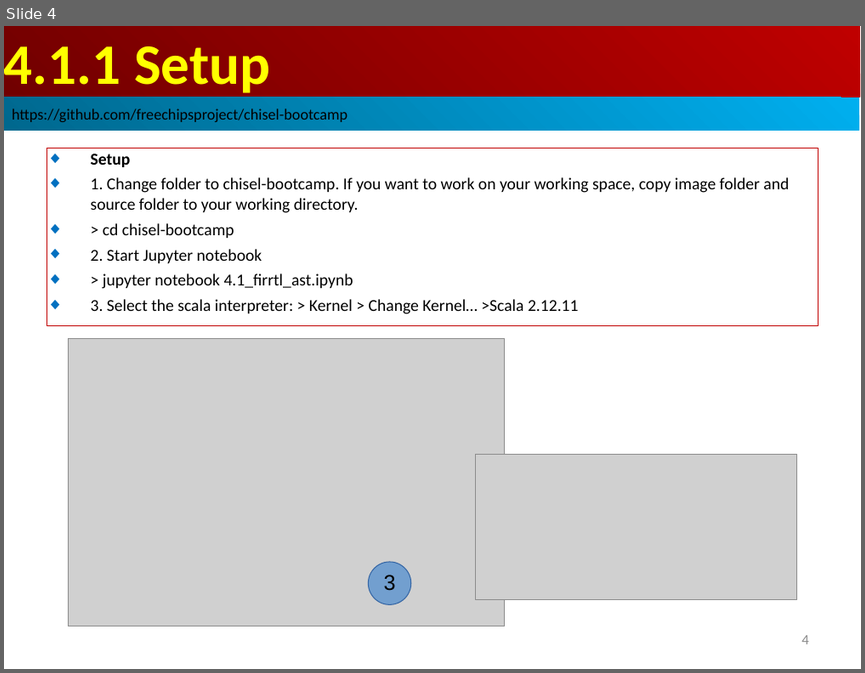
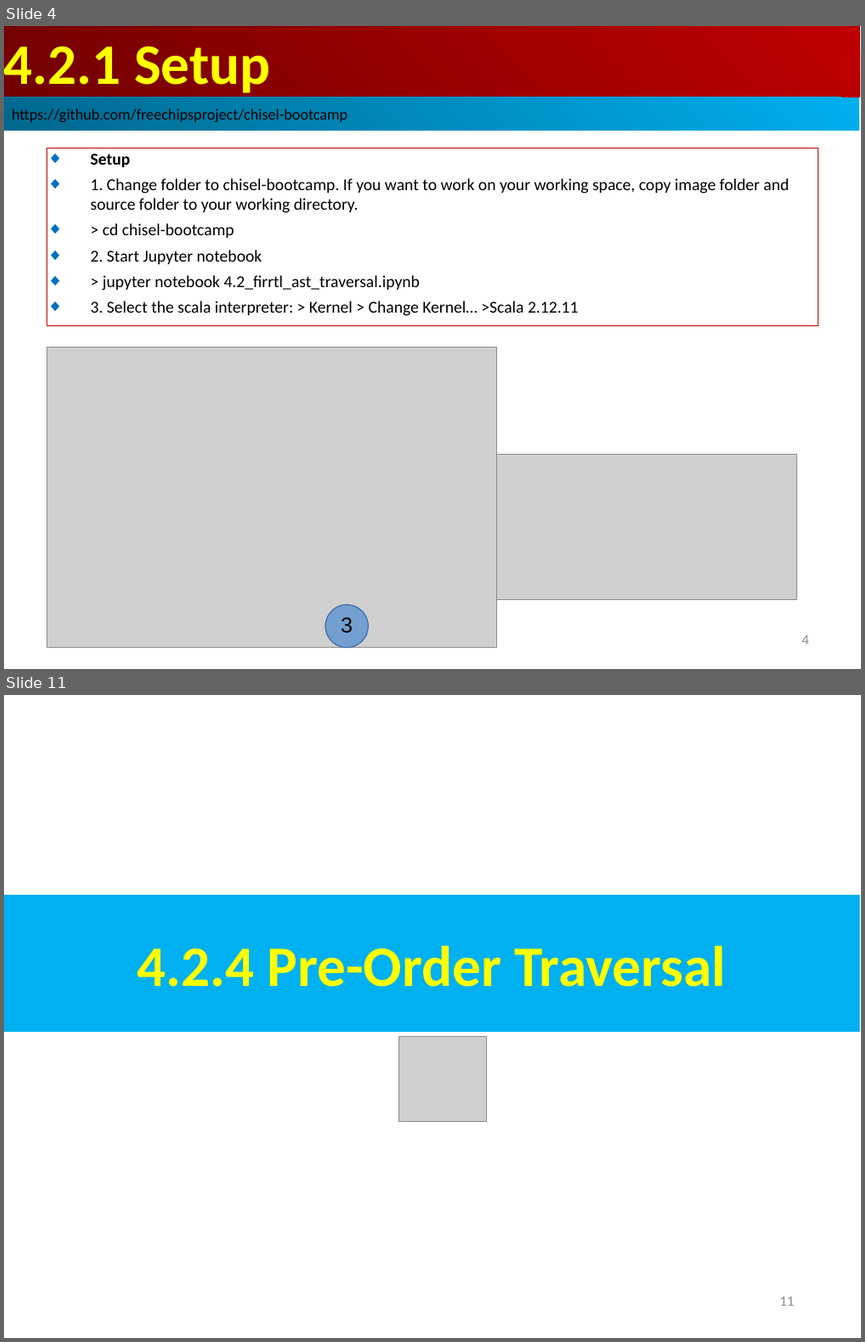
Before and after one commit to peterhchen/AIU_CS800_Chisel, a slide deck: 300_UCB_BC/004.2_Traverse_AST/000_Video/004.2_Traverse_AST.ppt. Shown one above the other, each under a label of ours: slide 4 before the commit, slides 4 and 11 after it; the slides between them are not shown. The pictures are 865x673 and 865x1342 pixels, drawn with LibreOffice and Linux fonts; fonts in the diff are those of the drawing; grey boxes stand for pictures. Boxes give left, top, right and bottom in pixels: in the first picture for what was removed or moved away, otherwise in the second. Text is boxed around its words. In the diff, an @@ line names an element or a change of style, - is before the commit and + after.

```diff
--- a/300_UCB_BC/004.2_Traverse_AST/000_Video/004.2_Traverse_AST.ppt
+++ b/300_UCB_BC/004.2_Traverse_AST/000_Video/004.2_Traverse_AST.ppt
@@ slide 11 added at [4,695,861,1338], background #FFFFFF @@
@@ rectangle added at [4,895,859,1032], fill #00B0F0, 48 pt, text #FFFF00, bold @@
+4.2.4 Pre-Order Traversal
@@ picture added at [399,1037,487,1122] @@
@@ page number added at [779,1296,794,1305], 12 pt, text #8B8B8B @@
+11
@@ slide 4 changed as well @@
@@ text in rectangle at [4,46,270,98]: text changed @@
-4.1.1 Setup
+4.2.1 Setup
@@ text in rectangle at [103,275,420,290]: text changed @@
-◆ > jupyter notebook 4.1_firrtl_ast.ipynb
+◆ > jupyter notebook 4.2_firrtl_ast_traversal.ipynb
@@ picture: place and size @@
-picture at [69,339,505,626]
+picture at [46,346,497,647]
@@ ellipse "3": place and size @@
-ellipse "3" at [368,562,411,604]
+ellipse "3" at [325,604,368,647]
```
Also in this commit, not shown: 2 other slides changed, 9 other slides added, 2 slides removed.
